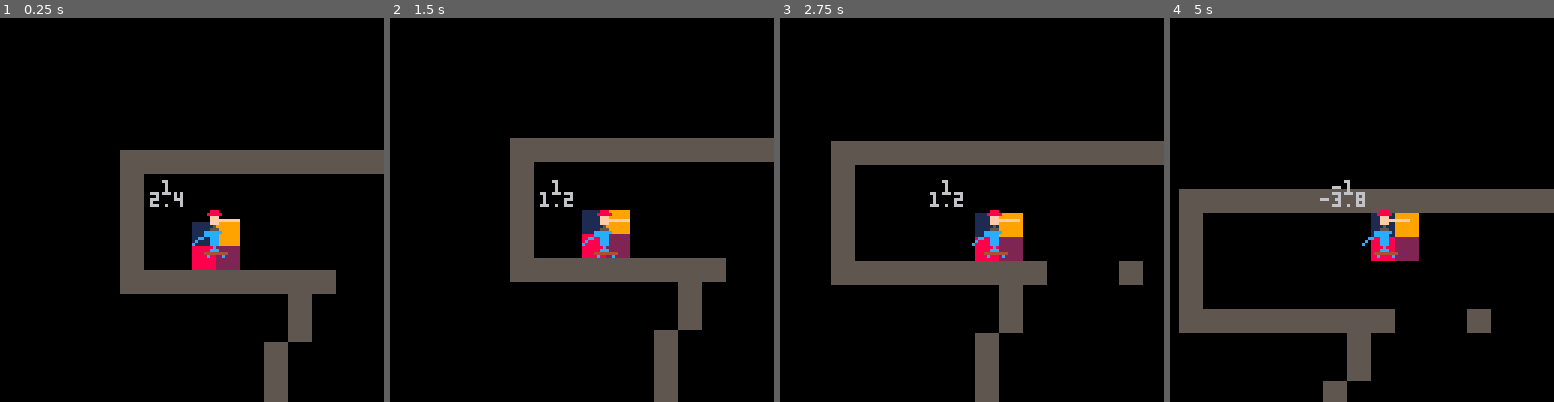
Above: before the commit, frames 1-4 (left to right).
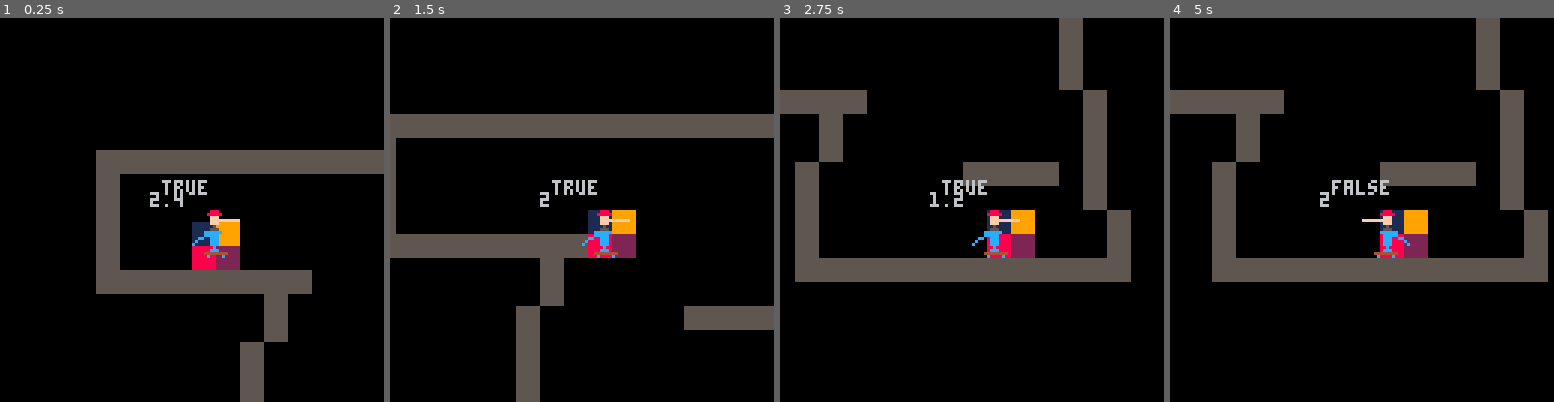
Above: after the commit, the same moments.

Repository: scorp66/pico
Game: PICO-8 cartridge †ame.p8
Same seed, same stepped clock (60 frames per second), same inputs: the game is played once before the commit and once after it.
Inputs:
- Up to frame 1 (0.25 s): no input
- Up to frame 2 (1.5 s): no input
- Up to frame 3 (2.75 s): hold Right 1.6-2.1 s; hold Up 2.15-2.42 s; hold Right from 2.47 s (still down)
- Up to frame 4 (5 s): release Right at 3.03 s; hold Left 3.08-3.58 s; hold Right 4.02-4.68 s; hold Up from 4.73 s (still down)

The runs differ from the first frame. In frame 1, 8.0% of the frame differs, in the area x 25-88%, y 34-100%; in frame 2, 24%; in frame 3, 21%; in frame 4, 27%, in the area x 0-100%, y 0-100%.

Commit message:
Full test Gameplay

Diff:
--- a/†ame.p8
+++ b/†ame.p8
@@ -4,14 +4,13 @@
 --init
 function _init()
 hero = {}
-col = {}
+col = {} -- colide position
 hero.x = 4*8
 hero.y = 24
-hero.x_dir = 0 --1 >= dir >= -1
+hero.x_dir = 1 --1 >= dir >= -1
 hero.y_dir = 0 --1 >= dir >= -1
 hero.flip = false
-hero.vfall = 0
-hero.map_x = 0
+hero.map_x = 0 -- pos on map
 hero.map_y = 0
 hero.sx = 1 -- speed
 hero.sy = 1 -- speed
@@ -33,7 +32,7 @@
 function _draw()
 cls()
 map()
-print(hero.y_dir,hero.x-10,hero.y-10)
+print(hero.on_flore,hero.x-10,hero.y-10)
 print(h_g,hero.x-14,hero.y-6)
 spr(2,hero.map_x,hero.map_y)
 spr(3,hero.map_x+8,hero.map_y)
@@ -50,25 +49,21 @@
 -->8
 --movement
 function key_control()
-hero.x_dir = 0
-
-if(btn(0)) then
-hero.x_dir = -1
+
+if(hero.sx == 0) then
+hero.x_dir = -1*hero.x_dir
+check_flip()
+end
 hero.sx = 1
-hero.flip = true
-end
-
-if(btn(1)) then
-hero.x_dir = 1
-hero.sx = 1
-hero.flip = false
-end
+
 
 if(hero.sy == 0) then
  h_g = 1
 end
 
-if(btn(2) and hero.sy == 0 ) then
+if(btnp(2)
+ and hero.sy == 0
+ and hero.on_flore) then
  h_g = -4
 end
 
@@ -92,6 +87,7 @@
 col = dist_to_col(0,hero.y_dir)
 if (col.y ~= nil and
     col.y-(8*yd) <= hero.sy) then
+ check_flore()
  hero.sy = 0
  end
 
@@ -99,6 +95,23 @@
 hero.y += hero.y_dir*hero.sy
 hero.map_x = 8*flr((hero.x+7)/8)
 hero.map_y = 8*flr((hero.y+7)/8)
+end
+
+--only hero
+function check_flore()
+ hero.on_flore = false
+ if hero.y_dir == 1 then
+  hero.on_flore = true
+  end
+end
+
+--only hero
+function check_flip()
+if hero.x_dir == -1 then
+ hero.flip = true
+elseif hero.x_dir == 1 then
+ hero.flip = false
+ end
 end
 -->8
 --colide
@@ -126,7 +139,6 @@
  return result
 end
 
---only hero
 function is_b(x,y) -- is block
 
 map_n = mget(x/8,y/8)
@@ -272,11 +284,11 @@
 04ef4445464748494a4b4445464748494a4bfeca464748494a4b000000000000000000000000000000000000000000000000000000000000000000000000000000000000000000000000000000000000000000000000000000000000000000000000000000000000000000000000000000000000000000000000000000000000
 04ff5455565758595a5b5455565758595a5beeca565758595a5b000000000000000000000000000000000000000000000000000000000000000000000000000000000000000000000000000000000000000000000000000000000000000000000000000000000000000000000000000000000000000000000000000000000000
 04ef6465666768696a6b0465046768696a6bfeca666768696a6b000000000000000000000000000000000000000000000000000000000000000000000000000000000000000000000000000000000000000000000000000000000000000000000000000000000000000000000000000000000000000000000000000000000000
-04ffeeefeeefeeefeeef040404ee04047a7b04ef767778797a7b000000000000000000000000000000000000000000000000000000000000000000000000000000000000000000000000000000000000000000000000000000000000000000000000000000000000000000000000000000000000000000000000000000000000
-0404040404040404fe040404040404040a0b04ff060708090a0b0405060708090a0b00000000000000000000000000000000000000000000000000000000000000000000000000000000000000000000000000000000000000000000000000000000000000000000000000000000000000000000000000000000000000000000
-1a1b141516171804ef1b1404041718191a1b04ef161718191a1b1415161718191a1b00000000000000000000000000000000000000000000000000000000000000000000000000000000000000000000000000000000000000000000000000000000000000000000000000000000000000000000000000000000000000000000
-2a2b2425262728fe042b2425262728292a2b04ff262728292a2b2425262728292a2b00000000000000000000000000000000000000000000000000000000000000000000000000000000000000000000000000000000000000000000000000000000000000000000000000000000000000000000000000000000000000000000
-3a3b3435363738ee043b3435363738393a3b04ef363738393a3b3435363738393a3b00000000000000000000000000000000000000000000000000000000000000000000000000000000000000000000000000000000000000000000000000000000000000000000000000000000000000000000000000000000000000000000
+04ffeeefeeefeeefeeef040404dddddddd7b04ef767778797a7b000000000000000000000000000000000000000000000000000000000000000000000000000000000000000000000000000000000000000000000000000000000000000000000000000000000000000000000000000000000000000000000000000000000000
+0404040404040404fe040404dbdededededd04ff060708090a0b0405060708090a0b00000000000000000000000000000000000000000000000000000000000000000000000000000000000000000000000000000000000000000000000000000000000000000000000000000000000000000000000000000000000000000000
+1a1b141516171804ef1b1404dededededede04ef161718191a1b1415161718191a1b00000000000000000000000000000000000000000000000000000000000000000000000000000000000000000000000000000000000000000000000000000000000000000000000000000000000000000000000000000000000000000000
+2a2b2425262728fe042b24252627eeeeeeee04ff262728292a2b2425262728292a2b00000000000000000000000000000000000000000000000000000000000000000000000000000000000000000000000000000000000000000000000000000000000000000000000000000000000000000000000000000000000000000000
+3a3b3435363738ee043bcccccccccc393a3b04ef363738393a3b3435363738393a3b00000000000000000000000000000000000000000000000000000000000000000000000000000000000000000000000000000000000000000000000000000000000000000000000000000000000000000000000000000000000000000000
 4a4b4445464748fe04044445464748494a4b04caef4748494a4b4445464748494a4b00000000000000000000000000000000000000000000000000000000000000000000000000000000000000000000000000000000000000000000000000000000000000000000000000000000000000000000000000000000000000000000
 5a5b5455565758ee040404040404040404040404ef5758595a5b5455565758595a5b00000000000000000000000000000000000000000000000000000000000000000000000000000000000000000000000000000000000000000000000000000000000000000000000000000000000000000000000000000000000000000000
 6a6b6465666768fefffefffefffefffefffffffeff6768696a6b6465666768696a6b00000000000000000000000000000000000000000000000000000000000000000000000000000000000000000000000000000000000000000000000000000000000000000000000000000000000000000000000000000000000000000000
